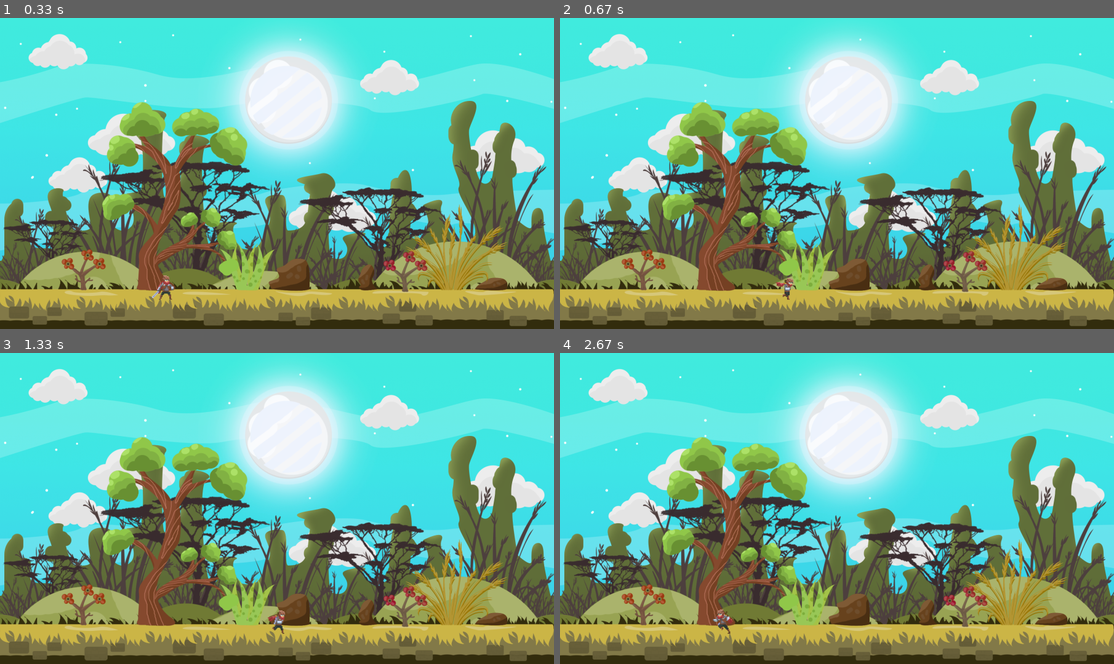
Above: before the commit, frames 1-4 (two rows, left to right).
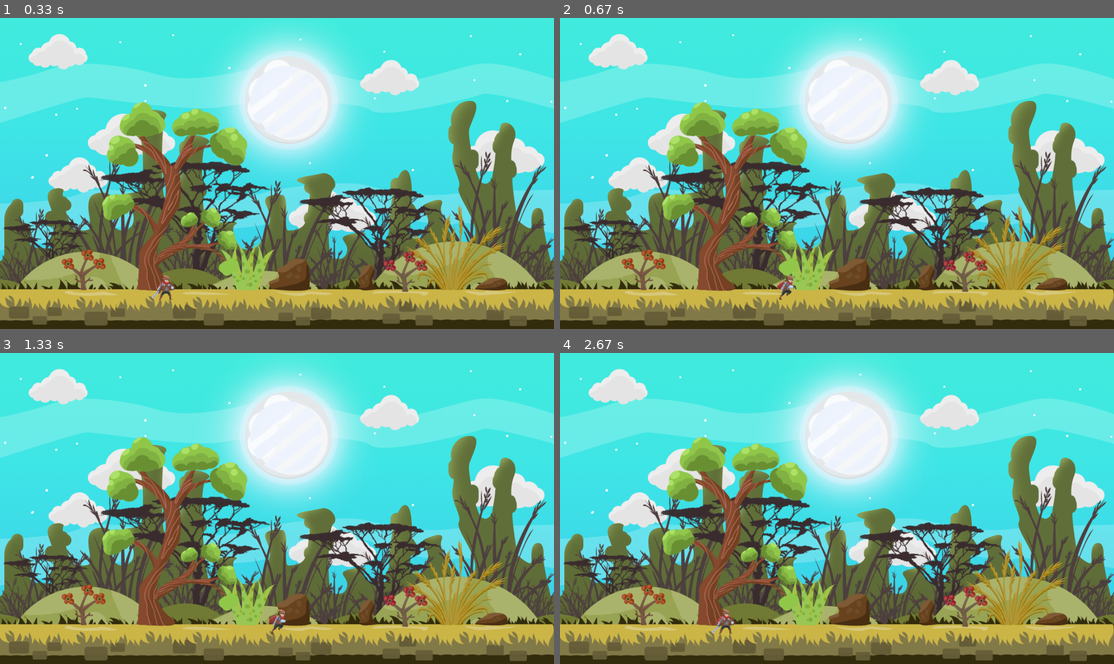
Above: after the commit, the same moments.

Repository: ethanwaggoner/Pygame_Game
Game: pygame game, started from Main.py
Two runs of this game, one before a commit and one after it. Both use one fixed random seed, a clock stepped at 60 frames per second and the inputs below.
Inputs:
- Up to frame 1 (0.33 s): no input
- Up to frame 2 (0.67 s): hold D from 0.33 s (still down)
- Up to frame 3 (1.33 s): release D at 0.8 s; hold W 0.83-1.13 s; hold D from 1.17 s (still down)
- Up to frame 4 (2.67 s): release D at 1.63 s; hold A 1.67-2.2 s; hold A 2.23-2.63 s

Frame 1 is identical in both runs. In frame 2, 0.1% of the frame differs, in the area x 39-43%, y 82-91%; in frame 3, 0.1%; in frame 4, 0.2%, in the area x 27-32%, y 82-91%.

Commit message:
Code Cleanup

Diff:
--- a/Enemy.py
+++ b/Enemy.py
@@ -3,4 +3,6 @@
 
 
 class Enemy(Entity):
-    pass
+
+    def __init__(self, health, attack, start_x, start_y):
+        super().__init__(health, attack, start_x, start_y)
--- a/Entity.py
+++ b/Entity.py
@@ -3,5 +3,17 @@
 
 class Entity(pygame.sprite.Sprite):
 
-    def get_current_location(self):
-        pass
+    def __init__(self, health, attack, start_x, start_y):
+        pygame.sprite.Sprite.__init__(self)
+        self.health = health
+        self.attack = attack
+        self.start_x = start_x
+        self.start_y = start_y
+
+    def get_cords(self, x, y):
+        return self.start_x + x, self.start_y + y
+
+    @staticmethod
+    def resize(image, scaling) -> object:
+        image_size = image.get_size()
+        return pygame.transform.scale(image, (int(image_size[0] * scaling), int(image_size[1] * scaling)))
--- a/Main.py
+++ b/Main.py
@@ -35,20 +35,19 @@
 while boole:
 
     keys = pygame.key.get_pressed()
-    playerX = Player.get_x(Player.start_positionX, posX)
-    playerY = Player.get_y(Player.start_positionY, posY)
+    playerCords = Player.get_cords(posX, posY)
 
     for event in pygame.event.get():
         if event.type == pygame.QUIT:
             boole = False
 
-    if keys[pygame.K_d] and playerX < 1850:
+    if keys[pygame.K_d] and playerCords[0] < 1850:
         posX += velocity
         Player.run_right()
-    if keys[pygame.K_a] and playerX > -100:
+    if keys[pygame.K_a] and playerCords[0] > -100:
         posX -= velocity
         Player.run_left()
-    if keys[pygame.K_w] and playerY > 0 + Player.player_height:
+    if keys[pygame.K_w] and playerCords[1] > 0 + Player.player_height:
         Player.jump()
         if jumpHeight >= -10:
             posY -= (jumpHeight * abs(jumpHeight)) * 0.5
@@ -64,11 +63,11 @@
     elif level == 2:
         draw(Background2)
 
-    if playerX >= 1850 and level == 1:
-        Player.start_positionX = -1350
-        Player.start_positionY = 750
+    if playerCords[0] >= 1850 and level == 1:
+        Player.start_x = -1350
+        Player.start_y = 750
         level = 2
-    elif playerX < 0 and level == 2:
-        Player.start_positionX = 500
-        Player.start_positionY = 850
+    elif playerCords[0] < 0 and level == 2:
+        Player.start_x = 500
+        Player.start_y = 850
         level = 1
--- a/Player.py
+++ b/Player.py
@@ -1,12 +1,11 @@
 from Entity import Entity
-from Assets import Assets
 import pygame
 
 
 class Player(Entity):
 
-    def __init__(self, player_assets):
-        pygame.sprite.Sprite.__init__(self)
+    def __init__(self, player_assets: object):
+        super().__init__(attack=50, health=100, start_x=500, start_y=850)
 
         self.player_assets = player_assets
 
@@ -27,21 +26,6 @@
         self.scaling = 3
         self.player_width = self.idle_image.get_width() * 2
         self.player_height = self.idle_image.get_height() * 2
-        self.start_positionX = 500
-        self.start_positionY = 850
-
-    @staticmethod
-    def get_x(start_x, x):
-        return start_x + x
-
-    @staticmethod
-    def get_y(start_y, y):
-        return start_y + y
-
-    @staticmethod
-    def resize(image, scaling):
-        image_size = image.get_size()
-        return pygame.transform.scale(image, (int(image_size[0] * scaling), int(image_size[1] * scaling)))
 
     def run_right(self):
         self.is_running_right = True
@@ -52,43 +36,35 @@
     def jump(self):
         self.is_jumping = True
 
+    def animate(self, image_list):
+        self.current_sprite += 0.15
+        if self.current_sprite >= len(image_list):
+            self.current_sprite = 0
+
     def update(self):
         if self.is_running_right:
-            self.current_sprite += 0.15
-            if self.current_sprite >= len(self.player_walk):
-                self.current_sprite = 0
-                self.is_running_right = False
+            self.animate(self.player_walk)
             self.image = self.player_walk[int(self.current_sprite)]
-
+            self.is_running_right = False
         if self.is_running_left:
-            self.current_sprite += 0.15
-            if self.current_sprite >= len(self.player_walk):
-                self.current_sprite = 0
-                self.is_running_left = False
+            self.animate(self.player_walk)
             self.image = pygame.transform.flip(self.player_walk[int(self.current_sprite)], True, False)
-
+            self.is_running_left = False
         if self.is_jumping:
-            self.current_sprite += 0.15
-            if self.current_sprite >= len(self.jump_list):
-                self.current_sprite = 0
-                self.is_jumping = False
-            self.jump_image = self.jump_list[int(self.current_sprite)]
-
+            self.is_jumping = False
         if not self.is_running_right and not self.is_running_left and not self.is_jumping:
-            self.current_sprite += 0.15
-            if self.current_sprite >= len(self.idles):
-                self.current_sprite = 0
+            self.animate(self.idles)
             self.idle_image = self.idles[int(self.current_sprite)]
 
     def render_player(self, display, x, y):
-        if self.is_running_right or self.is_running_left and not self.is_jumping:
+        if self.is_running_right or not (not self.is_running_left or self.is_jumping):
             big_image = self.resize(self.image, self.scaling)
-            display.blit(big_image, (self.start_positionX + x, self.start_positionY + y))
+            display.blit(big_image, (self.start_x + x, self.start_y + y))
 
         elif self.is_jumping:
             big_jump = self.resize(self.jump_image, self.scaling)
-            display.blit(big_jump, (self.start_positionX + x, self.start_positionY + y))
+            display.blit(big_jump, (self.start_x + x, self.start_y + y))
 
         elif not self.is_running_right or self.is_running_left and not self.is_jumping:
             big_idle = self.resize(self.idle_image, self.scaling)
-            display.blit(big_idle, (self.start_positionX + x, self.start_positionY + y))
+            display.blit(big_idle, (self.start_x + x, self.start_y + y))
